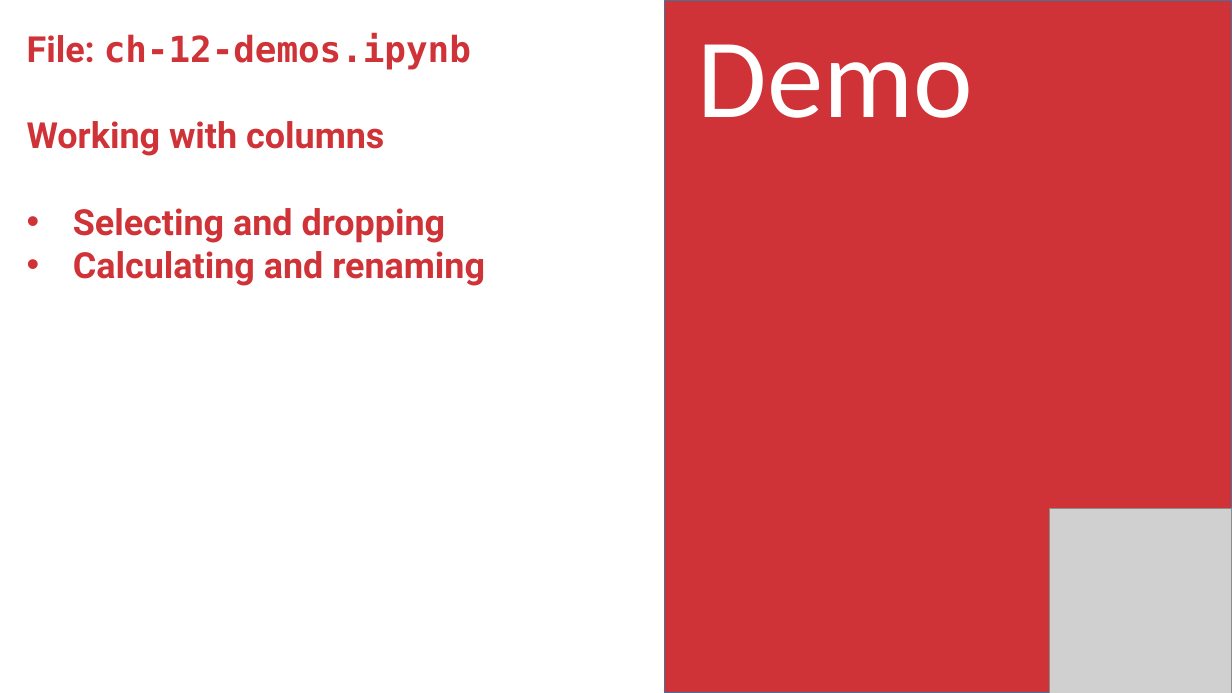
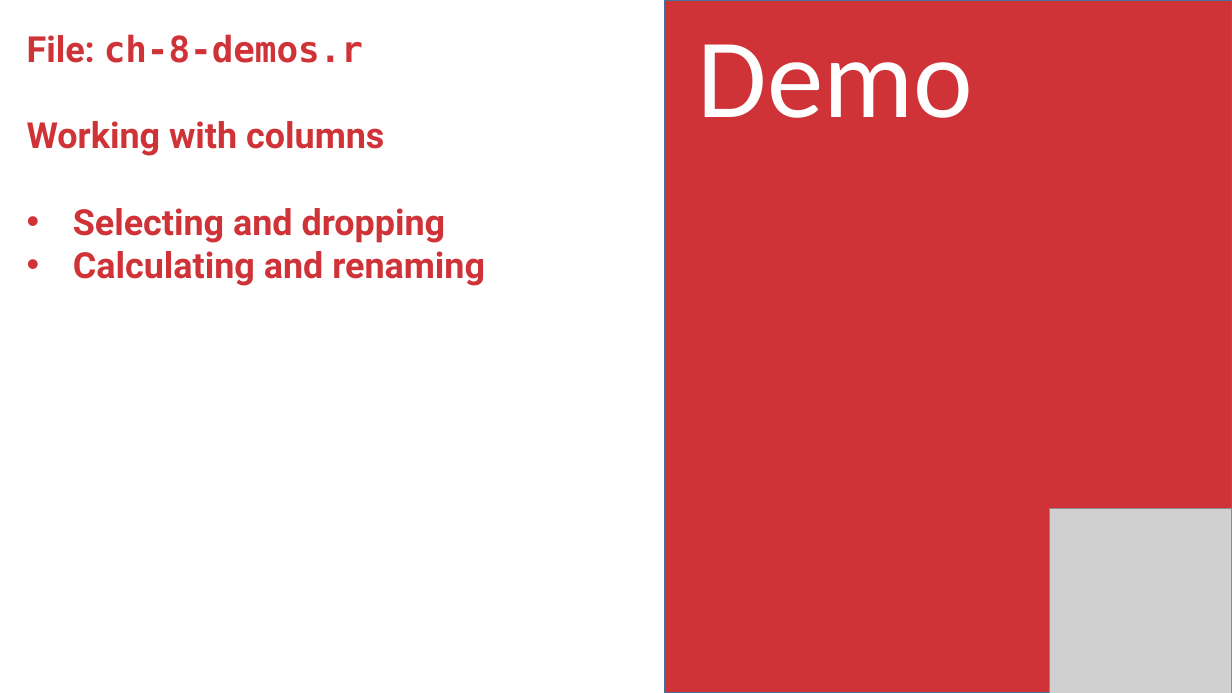
Before and after one commit to stringfestdata/aina-lets-learn-r, a slide deck: slide 25 of aina-lets-learn-r.pptx (slide 31 before the commit). Drawn at 1232x693 pixels with LibreOffice and Linux fonts; fonts in the diff are those of the drawing; grey boxes stand for pictures. Boxes give left, top, right and bottom in pixels: in the first picture for what was removed or moved away, otherwise in the second. Text is boxed around its words. In the diff, an @@ line names an element or a change of style, - is before the commit and + after.

```diff
--- a/aina-lets-learn-r.pptx
+++ b/aina-lets-learn-r.pptx
@@ text at [27, 34, 363, 63]: text changed @@
-File: ch-12-demos.ipynb
+File: ch-8-demos.r
```
Also in this commit, not shown: 7 other slides changed, 4 slides added, 11 slides removed, 46 other files.
